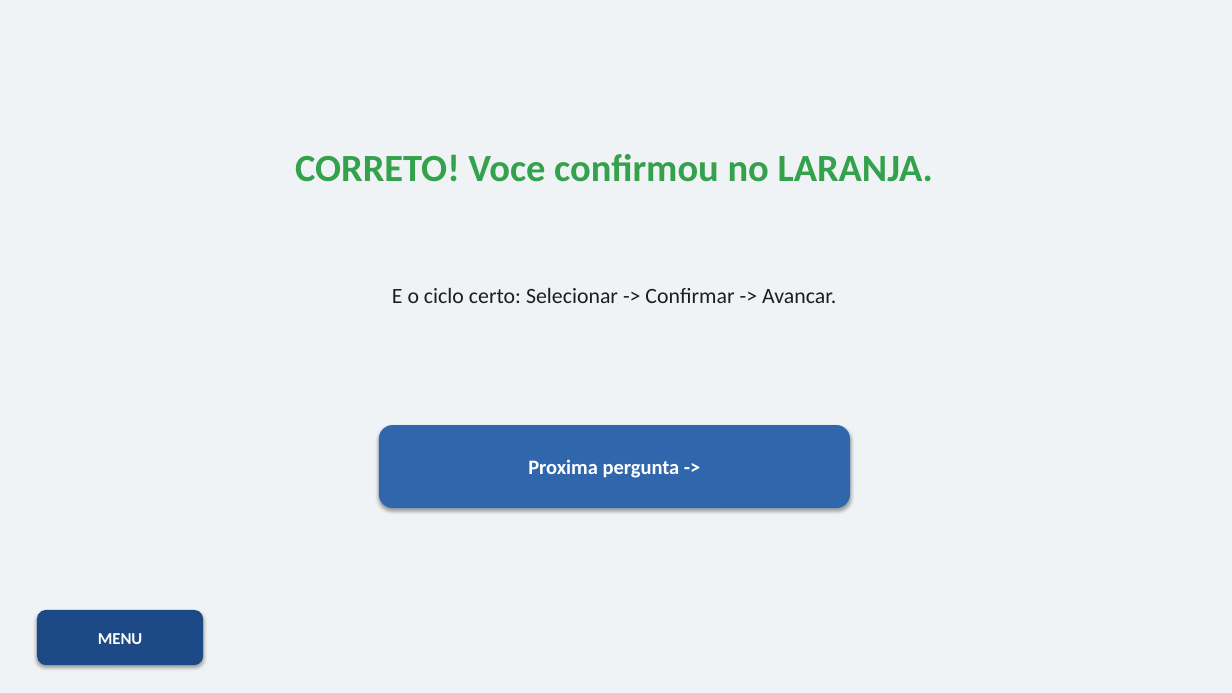
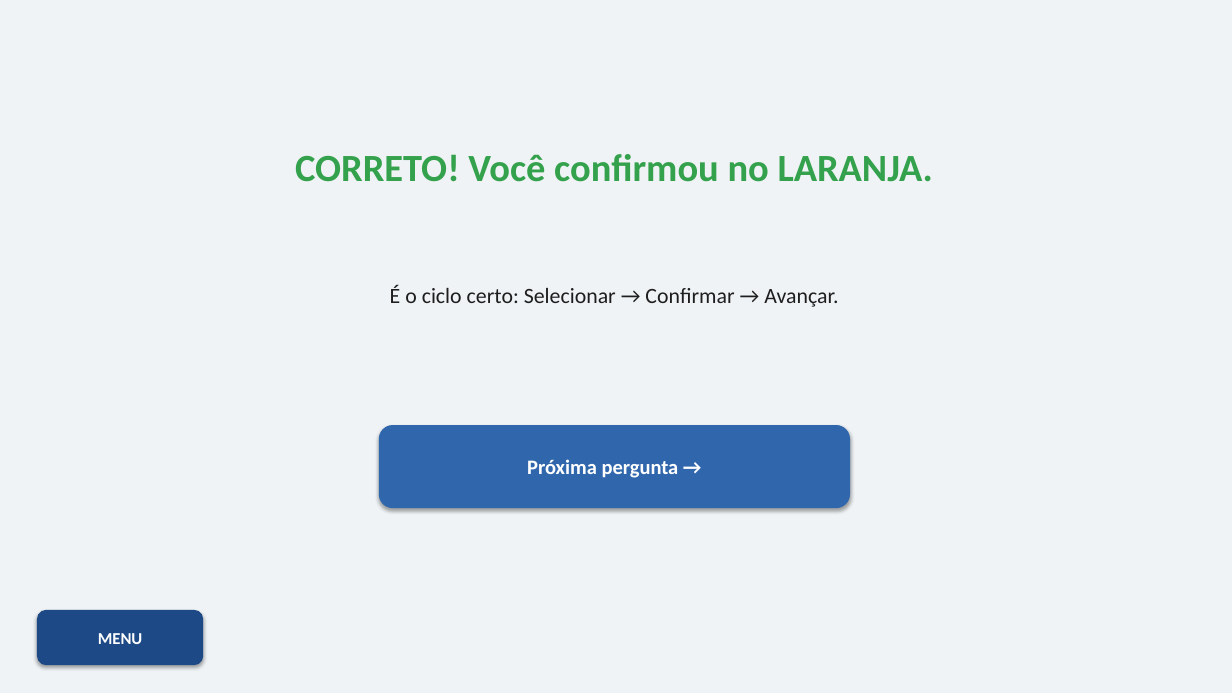
Before and after one commit to Geovane-Maia/Auto-Escola, a slide deck: slide 9 of Apresentacao-Interativa-ABCDETRAN.pptx. Drawn at 1232x693 pixels with LibreOffice and Linux fonts; fonts in the diff are those of the drawing. Boxes give left, top, right and bottom in pixels: in the first picture for what was removed or moved away, otherwise in the second. Text is boxed around its words. In the diff, an @@ line names an element or a change of style, - is before the commit and + after.

```diff
--- a/Apresentacao-Interativa-ABCDETRAN.pptx
+++ b/Apresentacao-Interativa-ABCDETRAN.pptx
@@ text at [295,154,933,182]: text changed @@
-CORRETO! Voce confirmou no LARANJA.
+CORRETO! Você confirmou no LARANJA.
@@ text at [390,285,838,307]: text changed @@
-E o ciclo certo: Selecionar -> Confirmar -> Avancar.
+É o ciclo certo: Selecionar → Confirmar → Avançar.
@@ text in rounded rectangle at [527,459,679,478]: text changed @@
-Proxima pergunta ->
+Próxima pergunta →
```
Also in this commit, not shown: 15 other slides changed, 1 other file.
